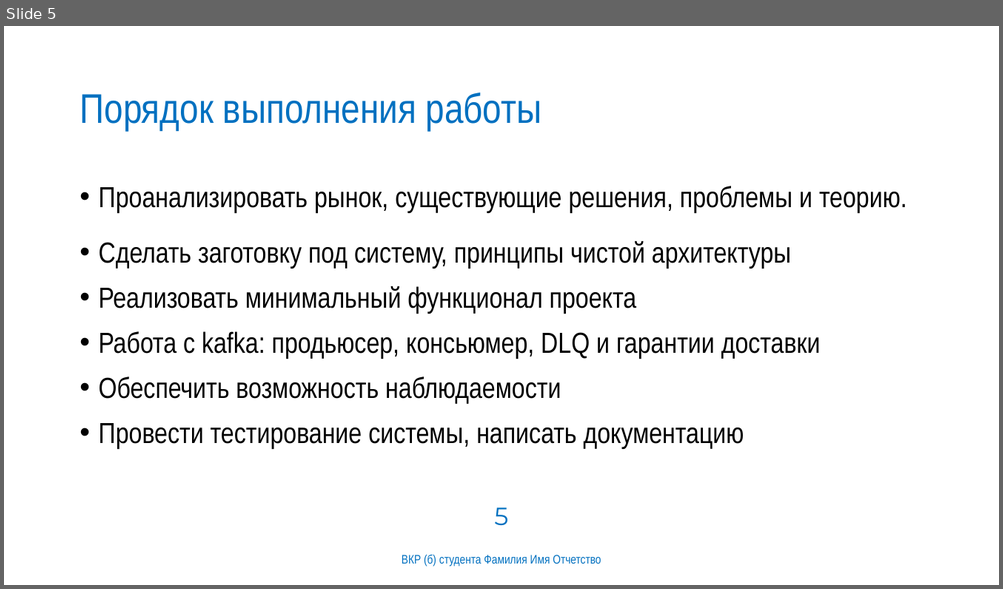
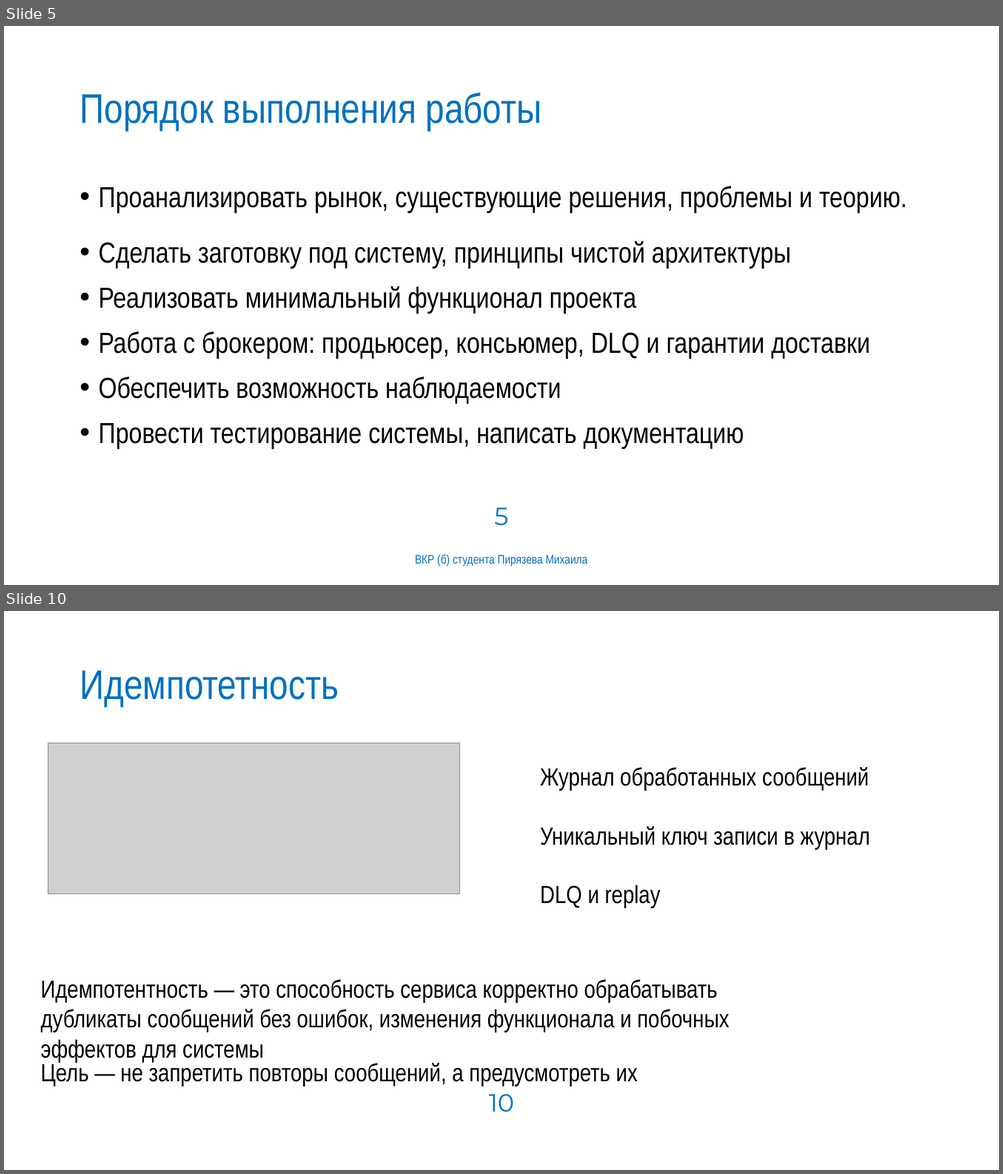
Before and after one commit to MAPiryazev/Diploma, a slide deck: docs/презентация.pptx. Shown one above the other, each under a label of ours: slide 5 before the commit, slides 5 and 10 after it; the slides between them are not shown. The pictures are 1003x589 and 1003x1174 pixels, drawn with LibreOffice and Linux fonts; fonts in the diff are those of the drawing; grey boxes stand for pictures; background and template pictures are left out. Boxes give left, top, right and bottom in pixels: in the first picture for what was removed or moved away, otherwise in the second. Text is boxed around its words. In the diff, an @@ line names an element or a change of style, - is before the commit and + after.

```diff
--- a/docs/презентация.pptx
+++ b/docs/презентация.pptx
@@ slide 10 added at bbox=[4, 611, 999, 1170], background #FFFFFF @@
@@ title added at bbox=[79, 670, 338, 706], 40 pt, text #0070C0 @@
+Идемпотетность
@@ picture added at bbox=[48, 743, 459, 894] @@
@@ text added at bbox=[540, 767, 868, 791], 24 pt, text #000000 @@
+Журнал обработанных сообщений
@@ text added at bbox=[540, 826, 870, 849], 24 pt, text #000000 @@
+Уникальный ключ записи в журнал
@@ text added at bbox=[540, 885, 660, 908], 24 pt, text #000000 @@
+DLQ и replay
@@ text added at bbox=[41, 980, 728, 1062], 24 pt, text #000000 @@
+Идемпотентность — это способность сервиса корректно обрабатывать дубликаты сообщений без ошибок, изменения функционала и побочных эффектов для системы
@@ text added at bbox=[41, 1061, 637, 1086], 24 pt, text #000000 @@
+Цель — не запретить повторы сообщений, а предусмотреть их
@@ page number added at bbox=[489, 1094, 514, 1113], 24 pt, text #0070C0 @@
+10
@@ slide 5 changed as well @@
@@ text at bbox=[99, 332, 870, 358]: text changed @@
-• Работа с kafka: продьюсер, консьюмер, DLQ и гарантии доставки
+• Работа с брокером: продьюсер, консьюмер, DLQ и гарантии доставки
@@ text at bbox=[415, 554, 588, 567]: text changed @@
-ВКР (б) студента Фамилия Имя Отчетство
+ВКР (б) студента Пирязева Михаила
```
Also in this commit, not shown: 4 other slides changed, 9 other slides added, 12 slides removed, 6 other files.
